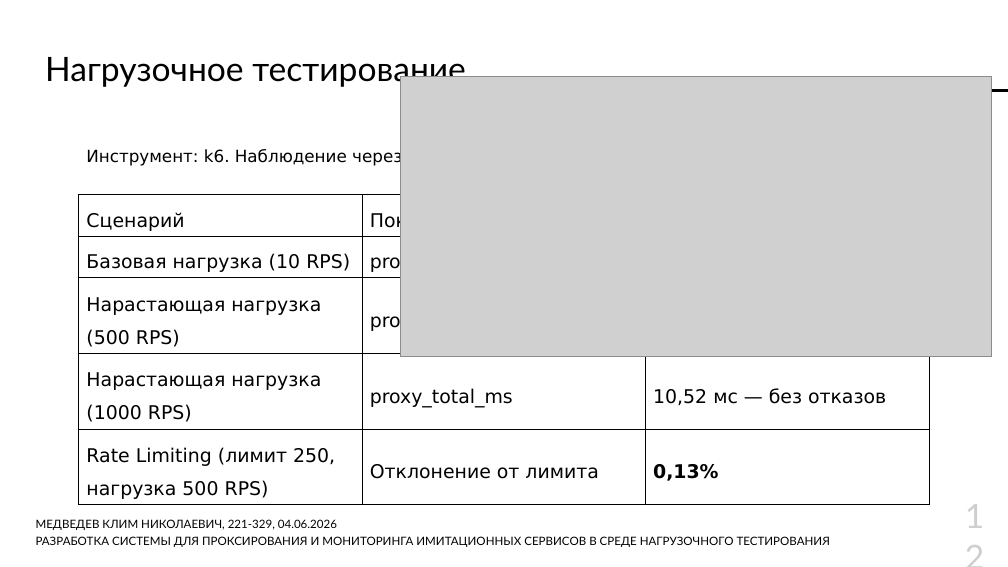
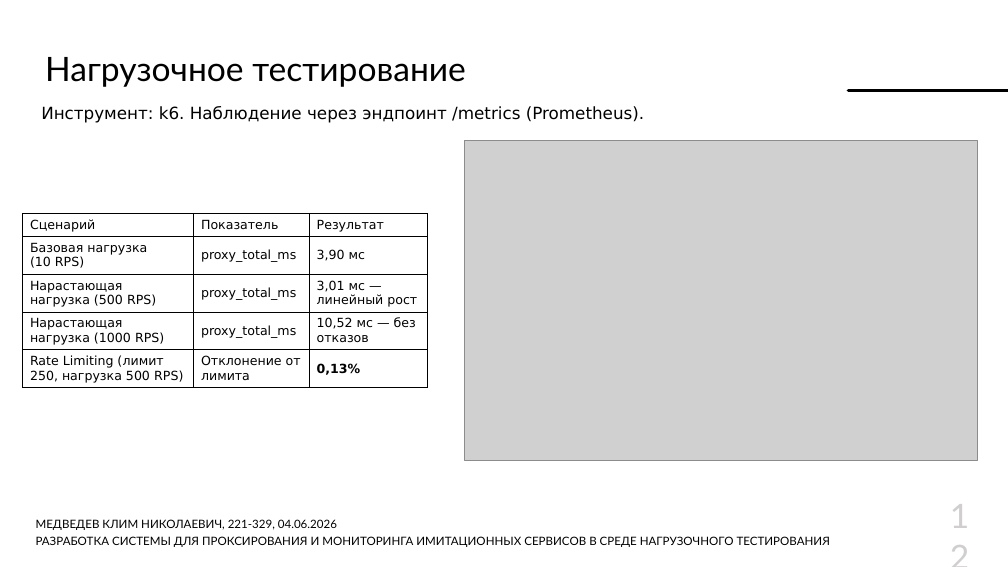
Before and after one commit to Lamardo43/educ-thesis, a slide deck: slide 12 of Thesis/docs/Презентация.pptx. Drawn at 1008x567 pixels with LibreOffice and Linux fonts; fonts in the diff are those of the drawing; grey boxes stand for pictures; background and template pictures are left out. Boxes give left, top, right and bottom in pixels: in the first picture for what was removed or moved away, otherwise in the second. Text is boxed around its words. In the diff, an @@ line names an element or a change of style, - is before the commit and + after.

```diff
--- a/Thesis/docs/Презентация.pptx
+++ b/Thesis/docs/Презентация.pptx
@@ text "Инструмент: k6. Наблюдение через эндпоинт ..." rewrapped from <box>86,149,402,167</box> to <box>41,106,644,123</box> @@
@@ picture: place and size @@
-picture at <box>400,76,991,356</box>
+picture at <box>464,141,978,460</box>
@@ table at <box>23,214,427,388</box> @@
@@ size 18 to 12 pt @@
@@ line spacing 1.5 to 1 @@
@@ table: place and size @@
-table at <box>79,194,929,503</box>
+table at <box>23,214,427,388</box>
@@ page number rewrapped from <box>957,510,991,561</box> to <box>942,510,991,561</box> @@
```
Also in this commit, not shown: 8 other slides changed, 8 other files.
